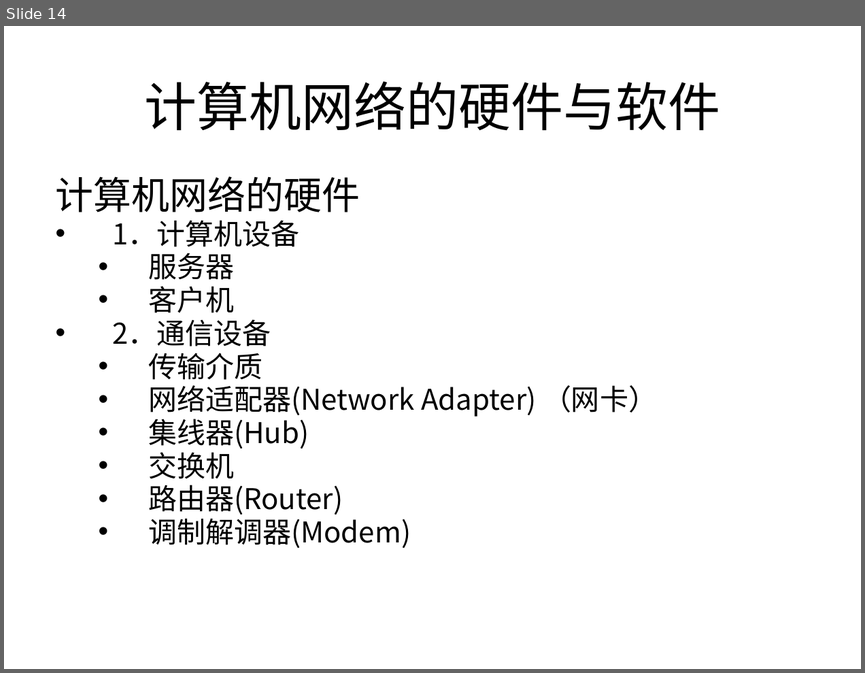
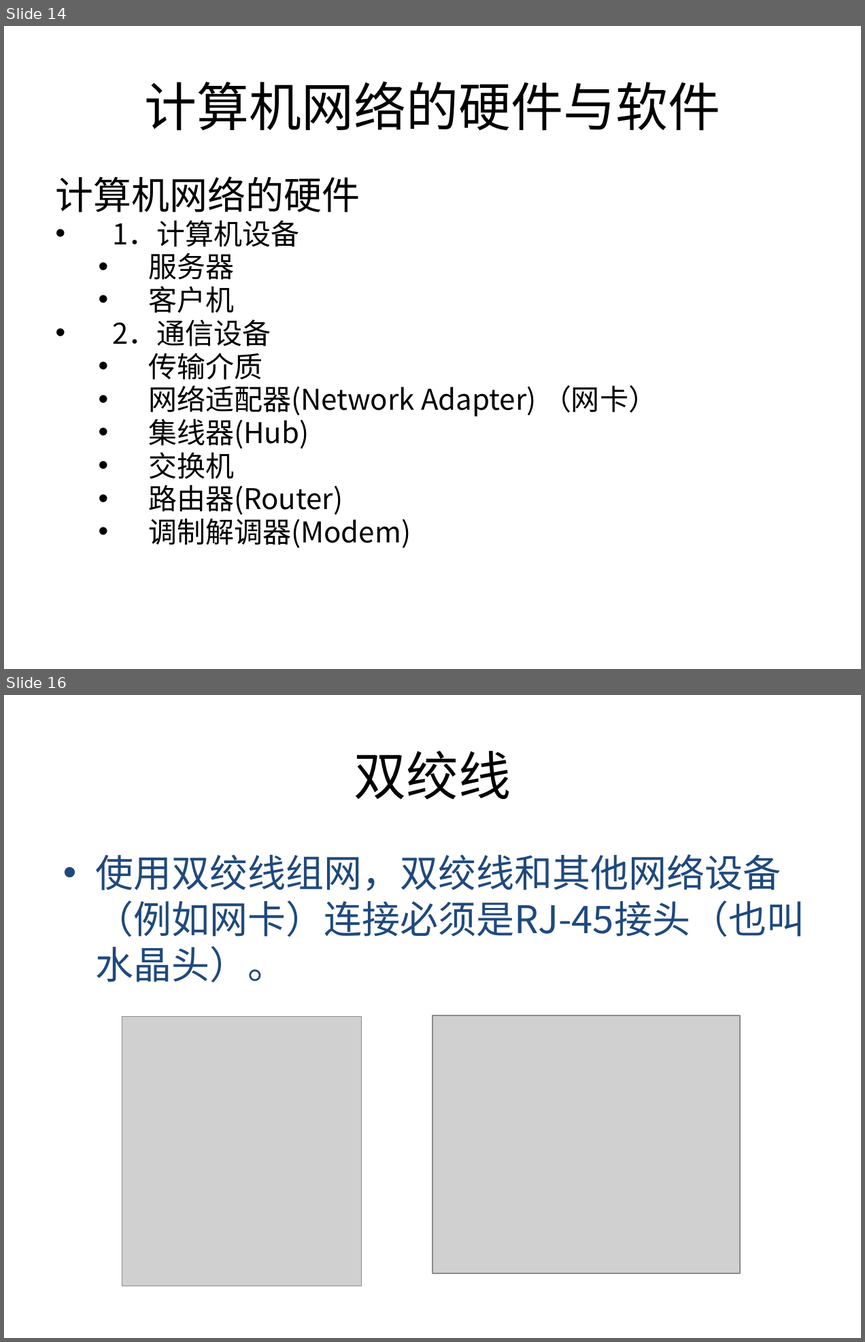
Before and after one commit to sans123wx/class, a slide deck: 第六章 计算机网络.pptx. Shown one above the other, each under a label of ours: slide 14 before the commit, slides 14 and 16 after it; the slides between them are not shown. The pictures are 865x673 and 865x1342 pixels, drawn with LibreOffice and Linux fonts; fonts in the diff are those of the drawing; grey boxes stand for pictures. Boxes give left, top, right and bottom in pixels: in the first picture for what was removed or moved away, otherwise in the second. Text is boxed around its words. In the diff, an @@ line names an element or a change of style, - is before the commit and + after.

```diff
--- a/第六章 计算机网络.pptx
+++ b/第六章 计算机网络.pptx
@@ slide 16 added at [4, 695, 861, 1338], background #FFFFFF @@
@@ title added at [354, 751, 511, 800], 44 pt, text #000000 @@
+双绞线
@@ text added at [95, 854, 804, 982], 32 pt, text #1F497D @@
+• 使用双绞线组网，双绞线和其他网络设备（例如网卡）连接必须是RJ-45接头（也叫水晶头）。
@@ picture added at [122, 1016, 361, 1285] @@
@@ picture added at [432, 1015, 740, 1273] @@
```
Also in this commit, not shown: 4 other slides added.
